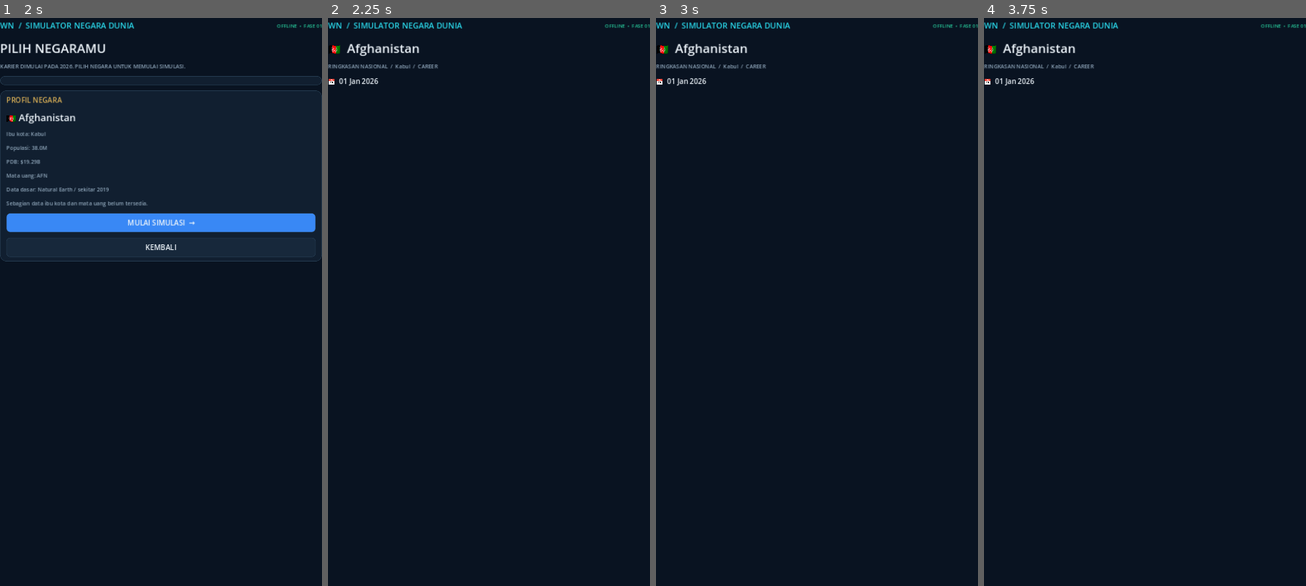
Above: before the commit, frames 1-4 (left to right).
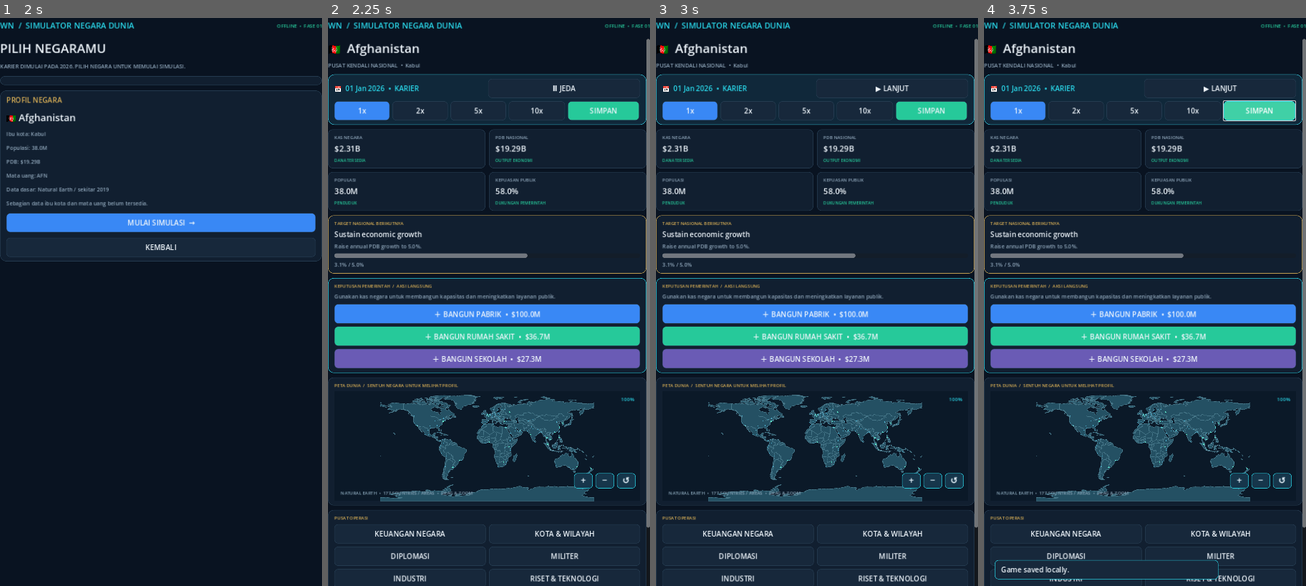
Above: after the commit, the same moments.

Repository: Muhtadi112/World-Nation-Simulator.
Game: Godot game, scene res://scenes/main.tscn
Two runs of this game, one before a commit and one after it. Both use one fixed random seed, a clock stepped at 60 frames per second and the inputs below.
Inputs (mouse positions are in pixels of both pictures, inside the frame that each line leads up to):
- Up to frame 1 (2 s): click "KARIER BARU →" at 0.5 s; click (157, 97) at 1.27 s; type "12" at 1.35 s
- Up to frame 2 (2.25 s): click "MULAI SIMULASI →" at 2 s
- Up to frame 3 (3 s): click (891, 86) at 2.75 s, where only the run after the commit has a clickable "Ⅱ JEDA"
- Up to frame 4 (3.75 s): click (1260, 108) at 3.5 s, where only the run after the commit has a clickable "SIMPAN"

Frame 1 is identical in both runs. In frame 2, 39% of the frame differs, in the area x 0-100%, y 3-100%; in frame 3, 39%; in frame 4, 39%.
Error before the commit: Invalid call. Nonexistent function 'add_spacer' in base 'HFlowContainer'. (res://scripts/main.gd:352)

Commit message:
Rework mobile dashboard into playable national command center

Diff:
--- a/scripts/main.gd
+++ b/scripts/main.gd
@@ -340,139 +340,176 @@
 	if country.is_empty():
 		_show_country_select()
 		return
-	var body := _base("%s  %s" % [country.get("flag", ""), country.get("name", "Nation")], "NATIONAL OVERVIEW  /  %s  /  %s" % [country.get("capital", ""), GameState.game_mode.to_upper()])
-	var toolbar := HFlowContainer.new()
-	toolbar.add_theme_constant_override("h_separation", 6)
-	toolbar.add_theme_constant_override("v_separation", 6)
-	body.add_child(toolbar)
-	var date_label := Label.new()
-	date_label.text = "📅  %s" % GameState.formatted_date()
-	date_label.add_theme_color_override("font_color", TEXT)
-	toolbar.add_child(date_label)
-	toolbar.add_spacer(false)
-	toolbar.add_child(_button("Ⅱ  PAUSE" if not GameState.is_paused else "▶  RESUME", PANEL_ALT, _toggle_pause))
+	var body := _base("%s  %s" % [country.get("flag", ""), country.get("name", "Negara")], "PUSAT KENDALI NASIONAL  •  %s" % country.get("capital", ""))
+	body.add_theme_constant_override("separation", 10)
+
+	var top := PanelContainer.new()
+	top.add_theme_stylebox_override("panel", _style(Color("#10283a"), Color("#35c8dc"), 1, 14))
+	body.add_child(top)
+	var top_row := VBoxContainer.new()
+	top_row.add_theme_constant_override("separation", 7)
+	top.add_child(top_row)
+	var date_row := HBoxContainer.new()
+	top_row.add_child(date_row)
+	var date := Label.new()
+	date.text = "📅  %s  •  %s" % [GameState.formatted_date(), "KARIER" if GameState.game_mode == "Career" else "SANDBOX"]
+	date.add_theme_color_override("font_color", CYAN)
+	date.size_flags_horizontal = Control.SIZE_EXPAND_FILL
+	date_row.add_child(date)
+	date_row.add_child(_button("Ⅱ JEDA" if not GameState.is_paused else "▶ LANJUT", PANEL_ALT, _toggle_pause))
+	var speed_row := HFlowContainer.new()
+	speed_row.add_theme_constant_override("h_separation", 6)
+	top_row.add_child(speed_row)
 	for speed in [1, 2, 5, 10]:
-		toolbar.add_child(_button("%dx" % speed, BLUE if GameState.simulation_speed == speed else PANEL_ALT, func(s: int = speed): GameState.simulation_speed = s; GameState.is_paused = false; _show_dashboard()))
-	toolbar.add_child(_button("SAVE", GREEN, _save_game))
+		var speed_button := _button("%dx" % speed, BLUE if GameState.simulation_speed == speed else PANEL_ALT, func(s: int = speed): GameState.simulation_speed = s; GameState.is_paused = false; _show_dashboard())
+		speed_button.custom_minimum_size = Vector2(54, 36)
+		speed_row.add_child(speed_button)
+	speed_row.add_child(_button("SIMPAN", GREEN, _save_game))
+
 	var stats := GridContainer.new()
 	stats.columns = 2
 	stats.add_theme_constant_override("h_separation", 8)
 	stats.add_theme_constant_override("v_separation", 8)
 	body.add_child(stats)
-	stats.add_child(_stat_card("POPULATION", _format_format_number(GameState.population), "NATIONAL RESIDENTS"))
-	stats.add_child(_stat_card("GDP", _money(GameState.gdp), "NATIONAL OUTPUT"))
-	stats.add_child(_stat_card("TREASURY", _money(GameState.treasury), "AVAILABLE FUNDS"))
-	stats.add_child(_stat_card("INFLATION", "%.1f%%" % GameState.inflation, "ANNUAL"))
-	stats.add_child(_stat_card("UNEMPLOYMENT", "%.1f%%" % GameState.unemployment, "LABOR MARKET"))
-	stats.add_child(_stat_card("PUBLIC DEBT", _money(GameState.debt), "GOVERNMENT LIABILITIES"))
-	stats.add_child(_stat_card("GDP GROWTH", "%.1f%%" % GameState.annual_gdp_growth, "ANNUAL ESTIMATE"))
-	var objective_header := _section_label("NATIONAL OBJECTIVES  /  YOUR FIRST PRIORITIES")
-	body.add_child(objective_header)
-	var objective_grid := GridContainer.new()
-	objective_grid.columns = 1
-	objective_grid.add_theme_constant_override("v_separation", 8)
-	body.add_child(objective_grid)
-	for objective in GameState.get_national_objectives():
-		objective_grid.add_child(_objective_card(objective))
-	if not GameState.active_emergency.is_empty():
-		var emergency_panel := PanelContainer.new()
-		emergency_panel.size_flags_horizontal = Control.SIZE_EXPAND_FILL
-		emergency_panel.add_theme_stylebox_override("panel", _style(Color("#321d22"), Color("#e05b64"), 2, 12))
-		body.add_child(emergency_panel)
-		var emergency_column := VBoxContainer.new()
-		emergency_column.add_theme_constant_override("separation", 7)
-		emergency_panel.add_child(emergency_column)
-		var emergency_title := Label.new()
-		emergency_title.text = _id_text("⚠  NATIONAL EMERGENCY  /  %s" % str(GameState.active_emergency.get("type", "Disaster")).to_upper())
-		emergency_title.add_theme_color_override("font_color", Color("#ff8b91"))
-		emergency_title.add_theme_font_size_override("font_size", 14)
-		emergency_column.add_child(emergency_title)
-		var emergency_detail := Label.new()
-		emergency_detail.text = _id_text("Tingkat keparahan %.0f/100  •  Perkiraan kerusakan %s. Pilih tindakan pemerintah.") % [float(GameState.active_emergency.get("severity", 0.0)), _money(float(GameState.active_emergency.get("damage", 0.0)))]
-		emergency_detail.autowrap_mode = TextServer.AUTOWRAP_WORD_SMART
-		emergency_detail.add_theme_color_override("font_color", TEXT)
-		emergency_column.add_child(emergency_detail)
-		var relief_cost := maxf(15000000.0, GameState.gdp * 0.0035)
-		var mobilize_cost := maxf(8000000.0, GameState.gdp * 0.0018)
-		emergency_column.add_child(_button("FUND EMERGENCY RELIEF  •  %s" % _money(relief_cost), Color("#9b3f48"), func(): GameState.resolve_emergency_response("relief"); _show_dashboard()))
-		emergency_column.add_child(_button("MOBILIZE NATIONAL FORCES  •  %s" % _money(mobilize_cost), Color("#76513a"), func(): GameState.resolve_emergency_response("mobilize"); _show_dashboard()))
-		emergency_column.add_child(_button("DELAY RESPONSE  •  SAVE TREASURY", PANEL_ALT, func(): GameState.resolve_emergency_response("defer"); _show_dashboard()))
-	var main_row := VBoxContainer.new()
-	main_row.size_flags_vertical = Control.SIZE_EXPAND_FILL
-	main_row.add_theme_constant_override("separation", 12)
-	body.add_child(main_row)
+	stats.add_child(_stat_card("KAS NEGARA", _money(GameState.treasury), "DANA TERSEDIA"))
+	stats.add_child(_stat_card("PDB NASIONAL", _money(GameState.gdp), "OUTPUT EKONOMI"))
+	stats.add_child(_stat_card("POPULASI", _format_format_number(GameState.population), "PENDUDUK"))
+	stats.add_child(_stat_card("KEPUASAN PUBLIK", "%.1f%%" % GameState.government_approval, "DUKUNGAN PEMERINTAH"))
+
+	var mission_panel := PanelContainer.new()
+	mission_panel.add_theme_stylebox_override("panel", _style(PANEL, GOLD, 1, 12))
+	body.add_child(mission_panel)
+	var mission_col := VBoxContainer.new()
+	mission_col.add_theme_constant_override("separation", 6)
+	mission_panel.add_child(mission_col)
+	mission_col.add_child(_section_label("TARGET NASIONAL BERIKUTNYA"))
+	var objectives := GameState.get_national_objectives()
+	var next_objective: Dictionary = {}
+	for objective in objectives:
+		if not bool(objective.get("complete", false)):
+			next_objective = objective
+			break
+	if next_objective.is_empty():
+		mission_col.add_child(_muted_label("Semua target utama tercapai. Pertahankan kestabilan negara."))
+	else:
+		var mission_title := Label.new()
+		mission_title.text = str(next_objective.get("title", "Target negara"))
+		mission_title.add_theme_font_size_override("font_size", 16)
+		mission_title.add_theme_color_override("font_color", TEXT)
+		mission_title.autowrap_mode = TextServer.AUTOWRAP_WORD_SMART
+		mission_col.add_child(mission_title)
+		mission_col.add_child(_muted_label(str(next_objective.get("description", ""))))
+		var mission_progress := ProgressBar.new()
+		mission_progress.max_value = 100
+		mission_progress.value = float(next_objective.get("progress", 0))
+		mission_progress.show_percentage = false
+		mission_progress.custom_minimum_size.y = 10
+		mission_col.add_child(mission_progress)
+		mission_col.add_child(_muted_label(str(next_objective.get("value", ""))))
+
+	var actions_panel := PanelContainer.new()
+	actions_panel.add_theme_stylebox_override("panel", _style(PANEL, CYAN, 1, 12))
+	body.add_child(actions_panel)
+	var actions_col := VBoxContainer.new()
+	actions_col.add_theme_constant_override("separation", 7)
+	actions_panel.add_child(actions_col)
+	actions_col.add_child(_section_label("KEPUTUSAN PEMERINTAH  /  AKSI LANGSUNG"))
+	actions_col.add_child(_muted_label("Gunakan kas negara untuk membangun kapasitas dan meningkatkan layanan publik."))
+	var factory_cost := maxf(GameState.gdp * 0.002, 100000000.0)
+	var hospital_cost := maxf(GameState.gdp * 0.0012 * (1.0 + GameState.hospital_capacity / 100.0), 5000000.0)
+	var school_cost := maxf(GameState.gdp * 0.0009 * (1.0 + GameState.education_quality / 100.0), 3000000.0)
+	var quick_grid := GridContainer.new()
+	quick_grid.columns = 1
+	quick_grid.add_theme_constant_override("v_separation", 6)
+	actions_col.add_child(quick_grid)
+	quick_grid.add_child(_button("＋ BANGUN PABRIK  •  %s" % _money(factory_cost), BLUE, func():
+		if GameState.invest_in_factory():
+			_show_dashboard()
+		else:
+			_show_toast("Dana tidak cukup atau batas pabrik tercapai.")
+	))
+	quick_grid.add_child(_button("＋ BANGUN RUMAH SAKIT  •  %s" % _money(hospital_cost), GREEN, func():
+		if GameState.invest_in_public_service("hospital"):
+			_show_dashboard()
+		else:
+			_show_toast("Dana negara tidak cukup untuk membangun rumah sakit.")
+	))
+	quick_grid.add_child(_button("＋ BANGUN SEKOLAH  •  %s" % _money(school_cost), Color("#6a5bb5"), func():
+		if GameState.invest_in_public_service("school"):
+			_show_dashboard()
+		else:
+			_show_toast("Dana negara tidak cukup untuk membangun sekolah.")
+	))
+
 	var map_panel := PanelContainer.new()
-	map_panel.size_flags_horizontal = Control.SIZE_EXPAND_FILL
-	map_panel.size_flags_vertical = Control.SIZE_EXPAND_FILL
 	map_panel.add_theme_stylebox_override("panel", _style(PANEL, BORDER, 1, 12))
-	main_row.add_child(map_panel)
+	body.add_child(map_panel)
 	var map_column := VBoxContainer.new()
+	map_column.add_theme_constant_override("separation", 6)
 	map_panel.add_child(map_column)
-	var map_title := Label.new()
-	map_title.text = _id_text("WORLD INTELLIGENCE")
-	map_title.add_theme_color_override("font_color", CYAN)
-	map_title.add_theme_font_size_override("font_size", 11)
-	map_column.add_child(map_title)
+	map_column.add_child(_section_label("PETA DUNIA  /  SENTUH NEGARA UNTUK MELIHAT PROFIL"))
 	var map := Control.new()
 	map.set_script(load("res://scripts/world_map.gd"))
-	map.custom_minimum_size = Vector2(0, 360)
+	map.custom_minimum_size = Vector2(0, 245)
 	map.size_flags_horizontal = Control.SIZE_EXPAND_FILL
-	map.size_flags_vertical = Control.SIZE_EXPAND_FILL
 	map_column.add_child(map)
 	map.connect("country_selected", Callable(self, "_on_map_country_selected"))
-	var side := VBoxContainer.new()
-	side.size_flags_horizontal = Control.SIZE_EXPAND_FILL
-	side.add_theme_constant_override("separation", 10)
-	main_row.add_child(side)
-	side.add_child(_section_label("GOVERNMENT & SECURITY"))
-	var government_grid := GridContainer.new()
-	government_grid.columns = 2
-	government_grid.add_theme_constant_override("h_separation", 8)
-	government_grid.add_theme_constant_override("v_separation", 8)
-	side.add_child(government_grid)
-	government_grid.add_child(_button("National budget", PANEL_ALT, _show_budget))
-	government_grid.add_child(_button("World nations / AI", PANEL_ALT, _show_world_nations))
-	government_grid.add_child(_button("Cabinet & ministries", PANEL_ALT, _show_government))
-	government_grid.add_child(_button("Diplomacy", PANEL_ALT, _show_diplomacy))
-	government_grid.add_child(_button("Military & defense", PANEL_ALT, _show_military))
-	side.add_child(_section_label("ECONOMY & DEVELOPMENT"))
-	var development_grid := GridContainer.new()
-	development_grid.columns = 2
-	development_grid.add_theme_constant_override("h_separation", 8)
-	development_grid.add_theme_constant_override("v_separation", 8)
-	side.add_child(development_grid)
-	development_grid.add_child(_button("Infrastructure", PANEL_ALT, _show_infrastructure))
-	development_grid.add_child(_button("Cities & regions", PANEL_ALT, _show_cities))
-	development_grid.add_child(_button("Transport network", PANEL_ALT, _show_transport))
-	development_grid.add_child(_button("Industry & resources", PANEL_ALT, _show_industry))
-	development_grid.add_child(_button("Companies & jobs", PANEL_ALT, _show_companies))
-	development_grid.add_child(_button("Banking & central bank", PANEL_ALT, _show_banking))
-	development_grid.add_child(_button("Population & welfare", PANEL_ALT, _show_society))
-	development_grid.add_child(_button("International trade", PANEL_ALT, _show_trade))
-	development_grid.add_child(_button("Research & technology", PANEL_ALT, _show_research))
-	development_grid.add_child(_button("Energy & power", PANEL_ALT, _show_energy))
-	development_grid.add_child(_button("Mining", PANEL_ALT, _show_mining))
-	side.add_child(_section_label("NATIONAL SYSTEMS"))
-	var systems_grid := GridContainer.new()
-	systems_grid.columns = 2
-	systems_grid.add_theme_constant_override("h_separation", 8)
-	systems_grid.add_theme_constant_override("v_separation", 8)
-	side.add_child(systems_grid)
-	systems_grid.add_child(_button("Environment & disasters", PANEL_ALT, _show_environment))
-	systems_grid.add_child(_button("Space agency", PANEL_ALT, _show_space))
-	systems_grid.add_child(_button("Intelligence & cyber", PANEL_ALT, _show_intelligence))
-	systems_grid.add_child(_button("Immigration", PANEL_ALT, _show_immigration))
-	systems_grid.add_child(_button("Media & public opinion", PANEL_ALT, _show_media))
-	systems_grid.add_child(_button("Healthcare & education", PANEL_ALT, _show_public_services))
-	systems_grid.add_child(_button("Culture & tourism", PANEL_ALT, _show_tourism))
-	side.add_child(_button("MAIN MENU", PANEL_ALT, _show_home))
-	var note := Label.new()
-	note.autowrap_mode = TextServer.AUTOWRAP_WORD_SMART
-	note.text = _id_text("Simulasi ekonomi bulanan • 177 wilayah pada peta • estimasi data dasar historis (2019).")
-	note.add_theme_color_override("font_color", MUTED)
-	note.add_theme_font_size_override("font_size", 10)
-	body.add_child(note)
+
+	var nav_panel := PanelContainer.new()
+	nav_panel.add_theme_stylebox_override("panel", _style(PANEL, BORDER, 1, 12))
+	body.add_child(nav_panel)
+	var nav_col := VBoxContainer.new()
+	nav_col.add_theme_constant_override("separation", 7)
+	nav_panel.add_child(nav_col)
+	nav_col.add_child(_section_label("PUSAT OPERASI"))
+	var nav_grid := GridContainer.new()
+	nav_grid.columns = 2
+	nav_grid.add_theme_constant_override("h_separation", 7)
+	nav_grid.add_theme_constant_override("v_separation", 7)
+	nav_col.add_child(nav_grid)
+	nav_grid.add_child(_button("KEUANGAN NEGARA", PANEL_ALT, _show_budget))
+	nav_grid.add_child(_button("KOTA & WILAYAH", PANEL_ALT, _show_cities))
+	nav_grid.add_child(_button("DIPLOMASI", PANEL_ALT, _show_diplomacy))
+	nav_grid.add_child(_button("MILITER", PANEL_ALT, _show_military))
+	nav_grid.add_child(_button("INDUSTRI", PANEL_ALT, _show_industry))
+	nav_grid.add_child(_button("RISET & TEKNOLOGI", PANEL_ALT, _show_research))
+	nav_grid.add_child(_button("PENDUDUK & LAYANAN", PANEL_ALT, _show_society))
+	nav_grid.add_child(_button("NEGARA DUNIA", PANEL_ALT, _show_world_nations))
+
+	var more := _button("SISTEM NASIONAL LAINNYA  ▾", Color("#263c52"), func(): _show_all_systems())
+	body.add_child(more)
+	if not GameState.active_emergency.is_empty():
+		var emergency := PanelContainer.new()
+		emergency.add_theme_stylebox_override("panel", _style(Color("#321d22"), Color("#e05b64"), 2, 12))
+		body.add_child(emergency)
+		var emergency_col := VBoxContainer.new()
+		emergency.add_child(emergency_col)
+		emergency_col.add_child(_section_label("KEADAAN DARURAT NASIONAL"))
+		emergency_col.add_child(_muted_label("Tingkat keparahan %.0f/100. Tentukan respons pemerintah." % float(GameState.active_emergency.get("severity", 0.0))))
+		emergency_col.add_child(_button("DANAI BANTUAN DARURAT", Color("#9b3f48"), func(): GameState.resolve_emergency_response("relief"); _show_dashboard()))
+		emergency_col.add_child(_button("KERAHKAN PASUKAN", Color("#76513a"), func(): GameState.resolve_emergency_response("mobilize"); _show_dashboard()))
+
+	body.add_child(_muted_label("Simulasi berjalan offline. Satu hari permainan berlalu setiap 3 detik pada kecepatan 1x."))
 	GameState.state_changed.connect(_refresh_dashboard, CONNECT_ONE_SHOT)
+
+func _show_all_systems() -> void:
+	current_screen = "systems"
+	var body := _base("SISTEM NASIONAL", "Pilih bidang yang ingin dikelola.")
+	var groups := [
+		{"title":"PEMERINTAHAN & KEAMANAN","items":[["Anggaran negara", _show_budget],["Kabinet & kementerian", _show_government],["Diplomasi", _show_diplomacy],["Militer & pertahanan", _show_military],["Intelijen & siber", _show_intelligence]]},
+		{"title":"EKONOMI & PEMBANGUNAN","items":[["Infrastruktur", _show_infrastructure],["Kota & wilayah", _show_cities],["Jaringan transportasi", _show_transport],["Industri & sumber daya", _show_industry],["Perusahaan & pekerjaan", _show_companies],["Perbankan & bank sentral", _show_banking],["Perdagangan internasional", _show_trade],["Pertambangan", _show_mining],["Energi & listrik", _show_energy]]},
+		{"title":"MASYARAKAT & MASA DEPAN","items":[["Penduduk & kesejahteraan", _show_society],["Riset & teknologi", _show_research],["Imigrasi", _show_immigration],["Media & opini publik", _show_media],["Kesehatan & pendidikan", _show_public_services],["Lingkungan & bencana", _show_environment],["Antariksa", _show_space],["Budaya & pariwisata", _show_tourism]]}
+	]
+	for group in groups:
+		body.add_child(_section_label(str(group["title"])))
+		var grid := GridContainer.new()
+		grid.columns = 2
+		grid.add_theme_constant_override("h_separation", 7)
+		grid.add_theme_constant_override("v_separation", 7)
+		body.add_child(grid)
+		for item in group["items"]:
+			grid.add_child(_button(str(item[0]), PANEL_ALT, item[1]))
+	body.add_child(_button("KEMBALI KE PUSAT KENDALI", BLUE, _show_dashboard))
 
 func _show_world_nations() -> void:
 	current_screen = "world"
